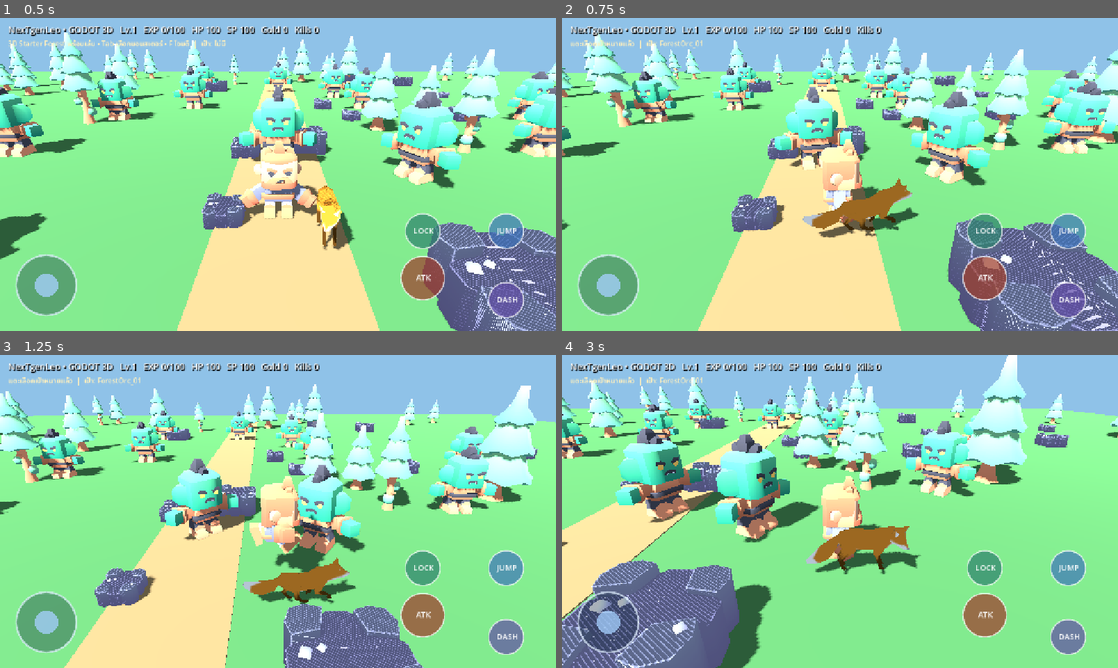
Above: before the commit, frames 1-4 (two rows, left to right).
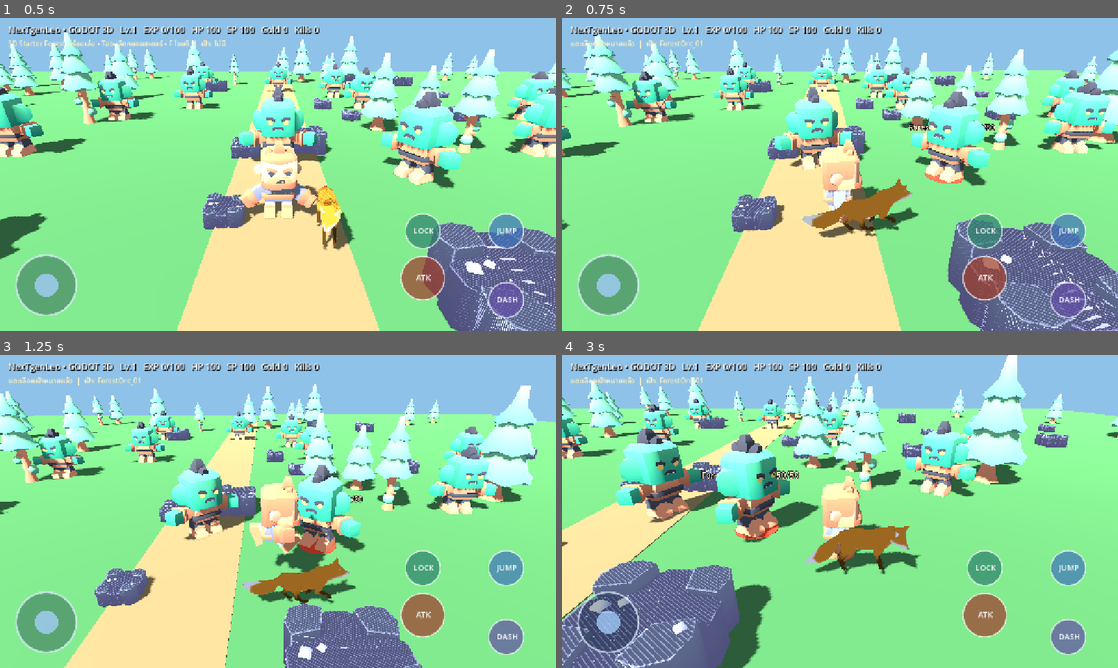
Above: after the commit, the same moments.

Repository: redfullmoon209-debug/NexTgenLeo
Game: Godot game, scene res://godot_src/main.tscn
Two runs of this game, one before a commit and one after it. Both use one fixed random seed, a clock stepped at 60 frames per second and the inputs below.
Inputs (mouse positions are in pixels of both pictures, inside the frame that each line leads up to):
- Up to frame 1 (0.5 s): no input
- Up to frame 2 (0.75 s): tap Enter at 0.5 s; move the mouse to (962, 158) at 0.52 s; hold D from 0.53 s (still down); tap Tab at 0.6 s; click (962, 158) at 0.67 s
- Up to frame 3 (1.25 s): keep holding D; tap Space at 0.77 s
- Up to frame 4 (3 s): release D at 1.25 s; drag from (728, 527) to (812, 574) at 1.27 s; move the mouse to (895, 442) at 2.02 s; hold D 2.03-2.75 s; tap Shift at 2.1 s; drag from (812, 574) to (673, 464) at 2.77 s

Frame 1 is identical in both runs. In frame 2, 0.2% of the frame differs, in the area x 62-78%, y 33-53%; in frame 3, 0.2%; in frame 4, 0.3%, in the area x 25-43%, y 36-59%.

Commit message:
Add 3D target marker and HP billboard, prevent third-person camera clipping

Diff:
--- a/godot_src/main.gd
+++ b/godot_src/main.gd
@@ -15,6 +15,8 @@
 var monsters: Array[Node3D] = []
 var drops: Array[Node3D] = []
 var target: Node3D = null
+var target_marker: Node3D
+var target_health_label: Label3D
 var auto_attack := false
 var attack_timer := 0.0
 var dash_timer := 0.0
@@ -50,6 +52,7 @@
     _build_world()
     _build_player()
     _build_monsters()
+    _build_target_marker()
     _build_fox()
     _build_ui()
     _update_camera(1.0)
@@ -210,6 +213,36 @@
             _sphere(mob, 0.34, Vector3(0, 1.7, 0), Color(0.41, 0.62, 0.27))
         monsters.append(mob)
 
+func _build_target_marker() -> void:
+    target_marker = Node3D.new()
+    target_marker.name = "TargetIndicator"
+    add_child(target_marker)
+    var ring := MeshInstance3D.new()
+    var ring_mesh := CylinderMesh.new()
+    ring_mesh.top_radius = 0.82
+    ring_mesh.bottom_radius = 0.82
+    ring_mesh.height = 0.035
+    ring.mesh = ring_mesh
+    ring.material_override = _material(Color(0.9, 0.24, 0.15, 0.65))
+    ring.position.y = 0.045
+    target_marker.add_child(ring)
+    target_health_label = Label3D.new()
+    target_health_label.position.y = 2.2
+    target_health_label.font_size = 38
+    target_health_label.pixel_size = 0.008
+    target_health_label.modulate = Color(1.0, 0.92, 0.8)
+    target_health_label.billboard = BaseMaterial3D.BILLBOARD_ENABLED
+    target_marker.add_child(target_health_label)
+    target_marker.visible = false
+
+func _update_target_marker() -> void:
+    if not is_instance_valid(target) or not target.visible:
+        target_marker.visible = false
+        return
+    target_marker.visible = true
+    target_marker.position = target.position
+    target_health_label.text = "%s • HP %d/50" % [target.name, max(0, int(target.get_meta("hp")))]
+
 func _build_fox() -> void:
     fox = Node3D.new()
     fox.name = "SpiritFoxAutoLootPlaceholder"
@@ -281,6 +314,12 @@
     var focus := player.global_position + Vector3(0, 1.45, 0)
     var forward := Vector3(sin(camera_yaw), 0, -cos(camera_yaw))
     var desired := focus - forward * cos(camera_pitch) * camera_distance + Vector3.UP * sin(camera_pitch) * camera_distance
+    # Keep the third-person camera in front of level geometry instead of clipping through it.
+    var ray := PhysicsRayQueryParameters3D.create(focus, desired)
+    ray.exclude = [player.get_rid()]
+    var hit := get_world_3d().direct_space_state.intersect_ray(ray)
+    if not hit.is_empty():
+        desired = hit.position + (focus - desired).normalized() * 0.35
     camera.global_position = camera.global_position.lerp(desired, minf(1.0, delta * 10.0))
     camera.look_at(focus, Vector3.UP)
 
@@ -348,6 +387,7 @@
             mob.position += toward.normalized() * delta * 0.85
             mob.rotation.y = atan2(toward.x, toward.z)
     _update_fox(delta)
+    _update_target_marker()
     _update_camera(delta)
 
 func _play_clip(anim: AnimationPlayer, hint: String) -> void:
